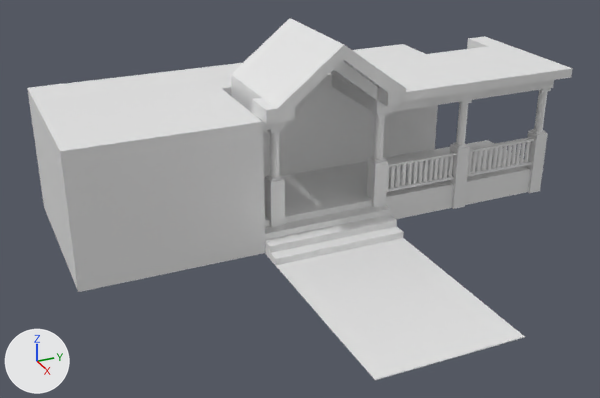
A saved change to the Blender file Assets/House.blend.
One viewpoint serves both versions: a 50 mm lens placed at (94.4, -51.9, 55.5), pointed at (-0.4, -9.3, 8.1). Arrows for +X, +Y and +Z are at lower left; the lights stay in place. The first picture is the older version.

The scene before the commit, as lines of its bpy script (objects in view):
```python
ob_house = bpy.data.objects.new('House', me_cube_024)
ob_house.location = (-2.8, -14.6, 1.1)
ob_lfront_roof_holder = bpy.data.objects.new('LFront roof holder', me_cube_022)
ob_lfront_roof_holder.location = (-4.5, -11.0, 18.6)
ob_porch_fence = bpy.data.objects.new('Porch fence', me_cube_010)
ob_porch_fence.location = (-4.5, 10.3, 5.0)
ob_porch_fence.rotation_euler = (1.571, 0.0, 0.0)  # degrees (90, 0, 0)
ob_porch_fence.scale = (0.5, 0.15, 1.01)
ob_porch_stick = bpy.data.objects.new('Porch stick', me_cube_019)
ob_porch_stick.location = (-4.5, -11.3, 18.0)
ob_porch_stick.scale = (0.8, 0.8, 1.0)
ob_porch_stick_001 = bpy.data.objects.new('Porch stick.001', me_cube_011)
ob_porch_stick_001.location = (-4.5, 5.1, 18.0)
ob_porch_stick_001.scale = (0.8, 0.8, 1.0)
ob_roof = bpy.data.objects.new('Roof', me_cube_026)
ob_roof.location = (-17.0, -11.0, 22.0)
ob_roof.rotation_euler = (0.0, 0.0, 3.142)  # degrees (0, 0, 180)
ob_rroof_holder_front_porch_roof = bpy.data.objects.new('RRoof holder/front porch roof', me_cube_014)
ob_rroof_holder_front_porch_roof.location = (-4.5, 19.4, 18.5)
ob_step_1 = bpy.data.objects.new('Step 1', me_cube_002)
ob_step_1.location = (1.0, 0.0, 0.0)
# also in view: 'Porch stick.003' at (-4.5, 34.2, 8.8); 'Porch fence.001' at (-4.5, 26.9, 7.0); 'Step 2' at (-1.0, -4.0, 1.0); 'Front porch' at (-11.0, 10.5, 2.0); 'Path' at (16.0, -4.0, 0.0)
```
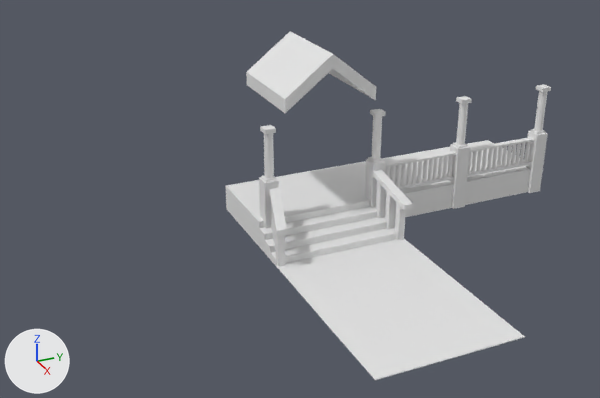
What differs and where, as boxes (x1, y1, x2, y2) in the pictures (600 x 398 px):
```json
{"object": "House", "change": "hidden", "before": [27, 44, 438, 292]}
{"object": "RRoof holder/front porch roof", "change": "hidden", "before": [332, 36, 573, 114]}
{"object": "Roof", "change": "hidden", "before": [232, 18, 408, 109]}
{"object": "Porch stick", "change": "moved", "before": [265, 128, 285, 228], "after": [259, 125, 279, 229]}
{"object": "Porch fence", "change": "moved", "before": [387, 151, 456, 192], "after": [385, 151, 456, 189]}
{"object": "Porch stick.001", "change": "moved", "before": [367, 112, 388, 207], "after": [365, 109, 386, 208]}
{"object": "LFront roof holder", "change": "hidden", "before": [231, 74, 295, 130]}
{"object": "LRail fence", "change": "added", "after": [373, 170, 413, 210]}
{"object": "Cube.006", "change": "added", "after": [269, 188, 287, 236]}
{"object": "Cube.003", "change": "added", "after": [395, 202, 406, 241]}
{"object": "Cube.002", "change": "added", "after": [275, 229, 285, 267]}
{"object": "Cube.004", "change": "added", "after": [385, 191, 395, 230]}
{"object": "Cube.005", "change": "added", "after": [376, 181, 386, 219]}
{"object": "Cube.001", "change": "added", "after": [273, 218, 275, 245], "on screen": "mostly hidden"}
{"object": "Cube", "change": "added", "after": [271, 206, 273, 232]}
{"object": "Underneath roof", "change": "unchanged, uncovered by the edit", "before": [331, 61, 378, 100], "after": [246, 31, 376, 113]}
```

Edits to the scene script, one JSON object a line:
```json
{"op": "add", "block": "me_cube_020", "code": ["me_cube_020 = bpy.data.meshes.new('Cube.020')", "me_cube_020.from_pydata([(-1.0, -0.43, -0.63), (-1.0, -0.43, 0.13), (-1.0, 1.03, -0.63), (-1.0, 1.03, 0.13), (5.91, -2.28, -3.56), (5.91, -2.28, -2.84), (5.91, -0.82, -3.56), (5.91, -0.82, -2.84)], [], [(0, 1, 3, 2), (2, 3, 7, 6), (6, 7, 5, 4), (4, 5, 1, 0), (2, 6, 4, 0), (7, 3, 1, 5)])"]}
{"op": "add", "block": "me_cube_016", "code": ["me_cube_016 = bpy.data.meshes.new('Cube.016')", "me_cube_016.from_pydata([(-1.0, -1.18, -0.45), (-1.0, -1.18, 0.27), (-1.0, 0.31, -0.45), (-1.0, 0.31, 0.27), (5.78, 0.24, -3.35), (5.78, 0.24, -2.63), (5.78, 1.65, -3.35), (5.78, 1.65, -2.63)], [], [(0, 1, 3, 2), (2, 3, 7, 6), (6, 7, 5, 4), (4, 5, 1, 0), (2, 6, 4, 0), (7, 3, 1, 5)])"]}
{"op": "add", "block": "me_cube_013", "code": ["me_cube_013 = bpy.data.meshes.new('Cube.013')", "me_cube_013.from_pydata(...)  # a box spanning x -1.0..1.0, y -1.0..1.0, z -0.58..1.0"]}
{"op": "add", "block": "me_cube_012", "code": ["me_cube_012 = bpy.data.meshes.new('Cube.012')", "me_cube_012.from_pydata(...)  # a box spanning x -1.0..1.0, y -1.0..1.0, z -0.58..0.8"]}
{"op": "add", "block": "me_cube_009", "code": ["me_cube_009 = bpy.data.meshes.new('Cube.009')", "me_cube_009.from_pydata(...)  # a box spanning x -1.0..1.0, y -1.0..1.0, z -0.58..0.6"]}
{"op": "set", "path": "ob_porch_fence.location", "old": "(-4.5, 10.3, 5.0)", "new": "(-4.5, 10.2, 5.0)"}
{"op": "set", "path": "ob_porch_stick_001.location", "old": "(-4.5, 5.1, 18.0)", "new": "(-4.5, 4.8, 18.0)"}
{"op": "add", "block": "ob_rroof_holder_front_porch_roof", "code": "ob_rroof_holder_front_porch_roof.hide_set(True)"}
{"op": "set", "path": "ob_porch_stick.location", "old": "(-4.5, -11.3, 18.0)", "new": "(-4.5, -12.2, 18.0)"}
{"op": "add", "block": "ob_lfront_roof_holder", "code": "ob_lfront_roof_holder.hide_set(True)"}
{"op": "add", "block": "ob_house", "code": "ob_house.hide_set(True)"}
{"op": "add", "block": "ob_roof", "code": "ob_roof.hide_set(True)"}
{"op": "add", "block": "ob_cube_006", "code": ["ob_cube_006 = bpy.data.objects.new('Cube.006', me_cube_020)", "ob_cube_006.location = (-2.5, -12.1, 8.8)"]}
{"op": "add", "block": "ob_lrail_fence", "code": ["ob_lrail_fence = bpy.data.objects.new('LRail fence', me_cube_016)", "ob_lrail_fence.location = (-2.4, 4.8, 8.7)"]}
{"op": "add", "block": "ob_cube_005", "code": ["ob_cube_005 = bpy.data.objects.new('Cube.005', me_cube_013)", "ob_cube_005.location = (-2.0, 4.4, 3.0)", "ob_cube_005.scale = (0.5, 0.5, 5.0)"]}
{"op": "add", "block": "ob_cube_004", "code": ["ob_cube_004 = bpy.data.objects.new('Cube.004', me_cube_012)", "ob_cube_004.location = (0.0, 4.9, 3.0)", "ob_cube_004.scale = (0.5, 0.5, 5.0)"]}
{"op": "add", "block": "ob_cube_003", "code": ["ob_cube_003 = bpy.data.objects.new('Cube.003', me_cube_009)", "ob_cube_003.location = (2.0, 5.4, 3.0)", "ob_cube_003.scale = (0.5, 0.5, 5.0)"]}
{"op": "add", "block": "ob_cube_002", "code": ["ob_cube_002 = bpy.data.objects.new('Cube.002', me_cube_009.copy())", "ob_cube_002.location = (2.0, -13.3, 3.0)", "ob_cube_002.scale = (0.5, 0.5, 5.0)"]}
{"op": "add", "block": "ob_cube_001", "code": ["ob_cube_001 = bpy.data.objects.new('Cube.001', me_cube_012.copy())", "ob_cube_001.location = (0.0, -12.7, 3.0)", "ob_cube_001.scale = (0.5, 0.5, 5.0)"]}
{"op": "add", "block": "ob_cube", "code": ["ob_cube = bpy.data.objects.new('Cube', me_cube_013.copy())", "ob_cube.location = (-2.0, -12.2, 3.0)", "ob_cube.scale = (0.5, 0.5, 5.0)"]}
```
